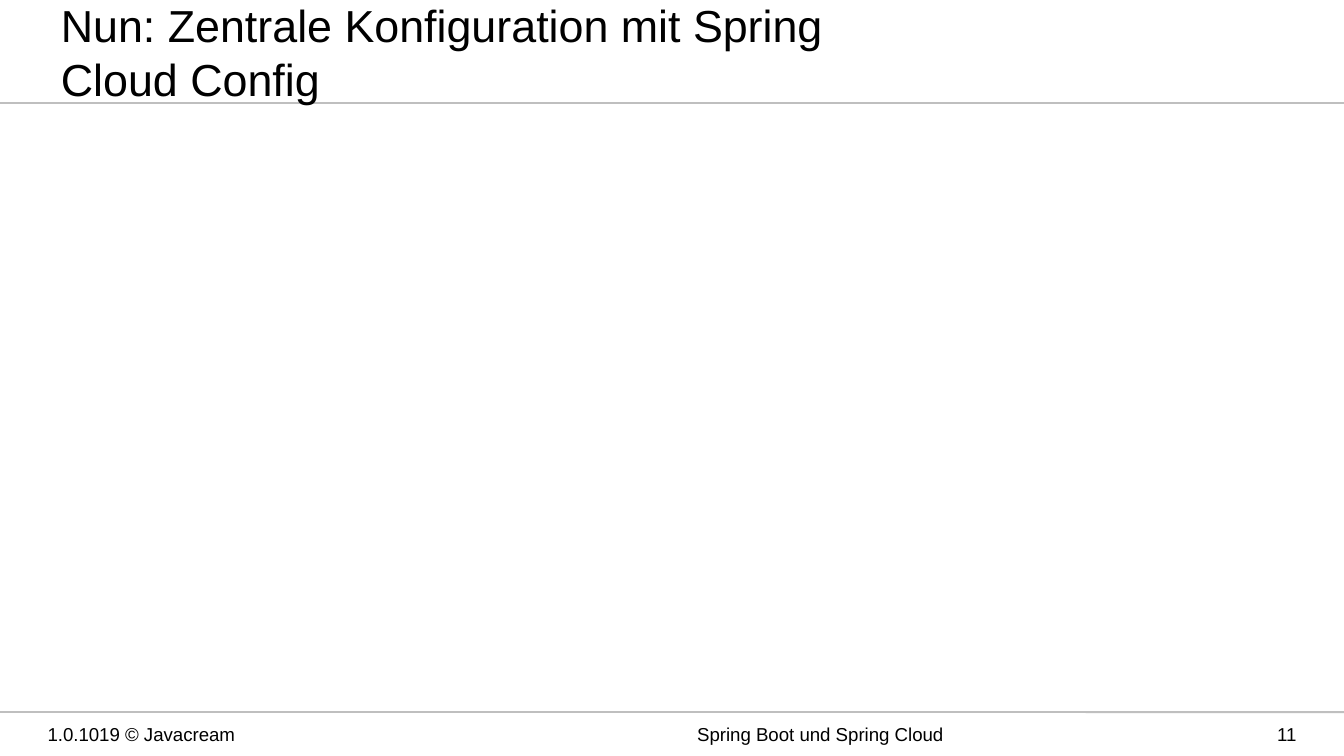
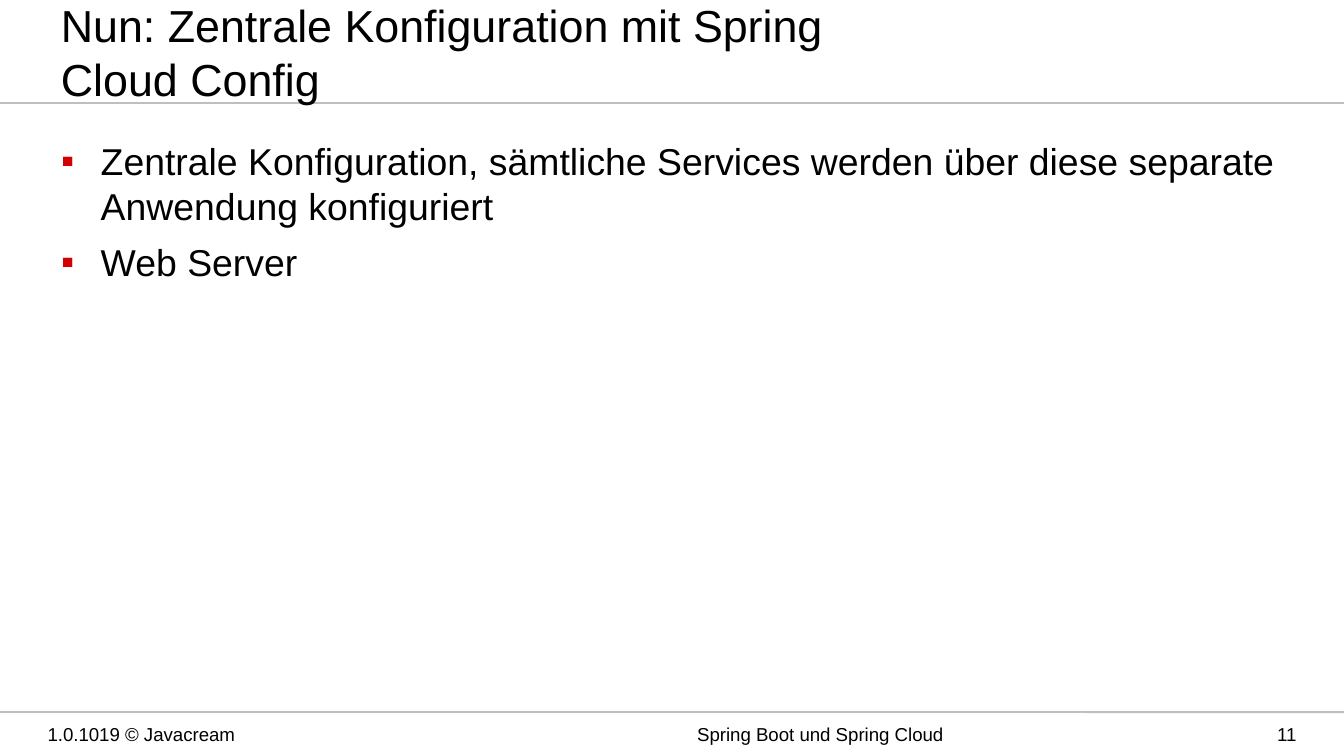
Before and after one commit to Integrata-Cegos/Techem_16.3.2020, a slide deck: slide 11 of Techem Spring Cloud.pptx. Drawn at 1344x756 pixels with LibreOffice and Linux fonts; fonts in the diff are those of the drawing; background and template pictures are left out. Boxes give left, top, right and bottom in pixels: in the first picture for what was removed or moved away, otherwise in the second. Text is boxed around its words. In the diff, an @@ line names an element or a change of style, - is before the commit and + after.

Commit message:
add presentation for spring cloud config

```diff
--- a/Techem Spring Cloud.pptx
+++ b/Techem Spring Cloud.pptx
@@ text added at (101, 148, 1274, 277), 20 pt, text #000000 @@
+▪ Zentrale Konfiguration, sämtliche Services werden über diese separate Anwendung konfiguriert
+▪ Web Server
```
Also in this commit, not shown: 1 other slide changed.
